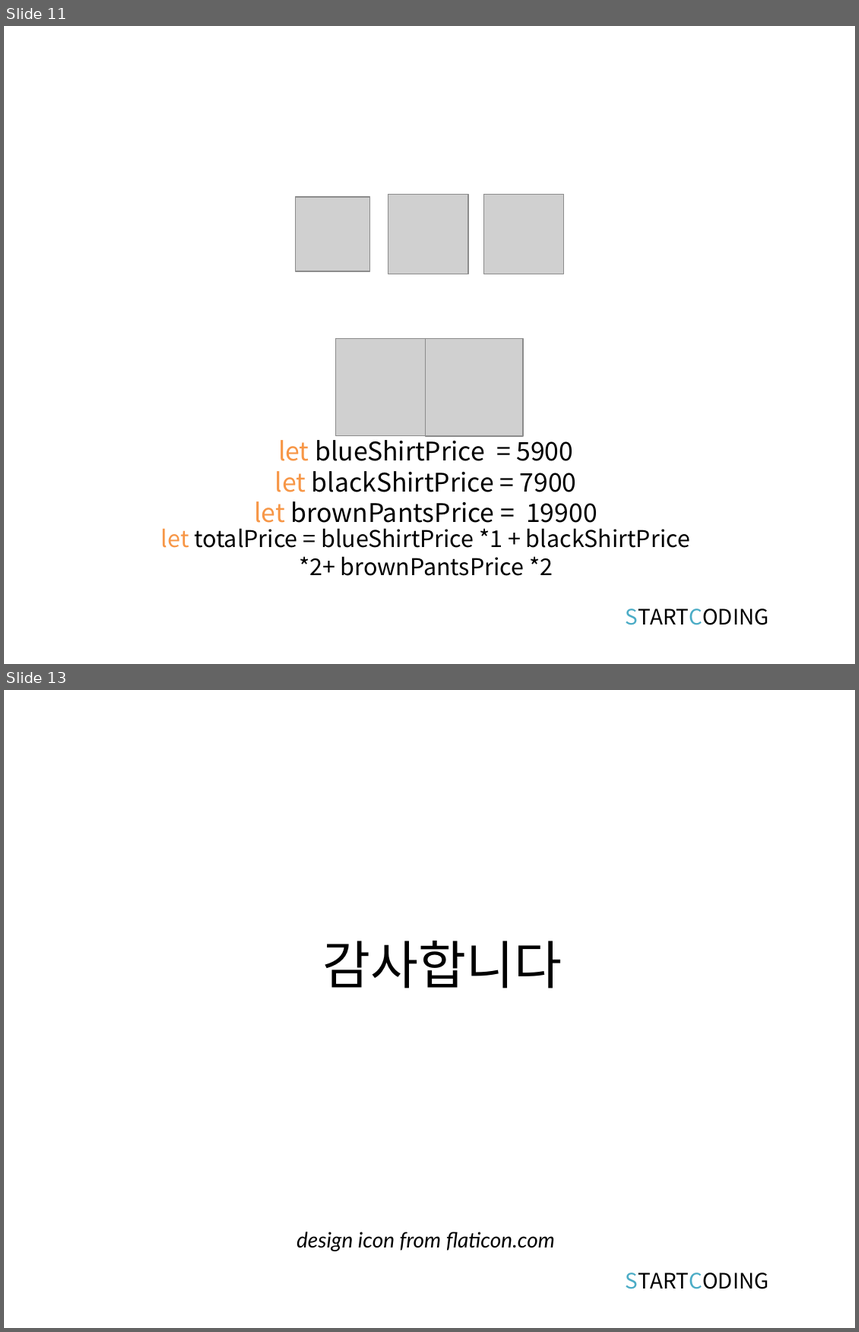
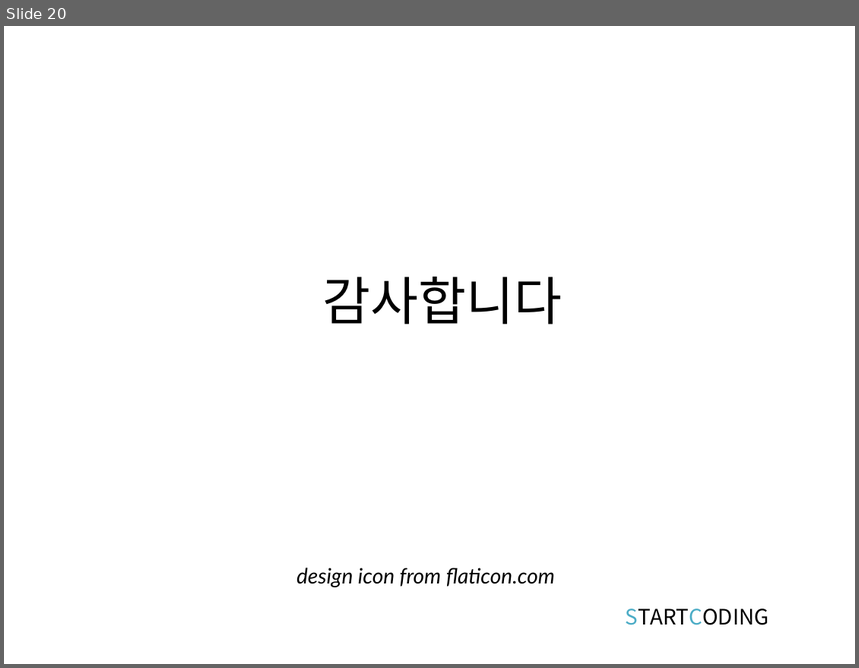
Before and after one commit to kwonkijun/web, a slide deck: 프론트엔드기초(PPT)/JAVASCRIPT 3강_변수와 데이터타입 - 복사본.pptx. Shown one above the other, each under a label of ours: slides 11 and 13 before the commit, slide 20 after it; the slides between them are not shown. The pictures are 859x1332 and 859x668 pixels, drawn with LibreOffice and Linux fonts; fonts in the diff are those of the drawing; grey boxes stand for pictures. Boxes give left, top, right and bottom in pixels: in the first picture for what was removed or moved away, otherwise in the second. Text is boxed around its words. In the diff, an @@ line names an element or a change of style, - is before the commit and + after.

```diff
--- a/프론트엔드기초(PPT)/JAVASCRIPT 3강_변수와 데이터타입 - 복사본.pptx
+++ b/프론트엔드기초(PPT)/JAVASCRIPT 3강_변수와 데이터타입 - 복사본.pptx
@@ slide 11 removed at (x1=4, y1=26, x2=855, y2=664), background #FFFFFF @@
@@ picture removed at (x1=296, y1=197, x2=371, y2=272) @@
@@ picture removed at (x1=388, y1=194, x2=468, y2=274) @@
@@ picture removed at (x1=484, y1=194, x2=564, y2=274) @@
@@ picture removed at (x1=336, y1=338, x2=434, y2=436) @@
@@ picture removed at (x1=425, y1=339, x2=523, y2=437) @@
@@ text removed at (x1=254, y1=435, x2=598, y2=530) @@
-let blueShirtPrice = 5900
-let blackShirtPrice = 7900
-let brownPantsPrice = 19900
@@ text removed at (x1=161, y1=528, x2=690, y2=576) @@
-let totalPrice = blueShirtPrice *1 + blackShirtPrice *2+ brownPantsPrice *2
@@ text removed at (x1=626, y1=609, x2=769, y2=626) @@
-STARTCODING
@@ what was slide 13 is now slide 20 @@
```
Also in this commit, not shown: 6 slides changed, 13 slides added, 5 other slides removed, 2 other files.
